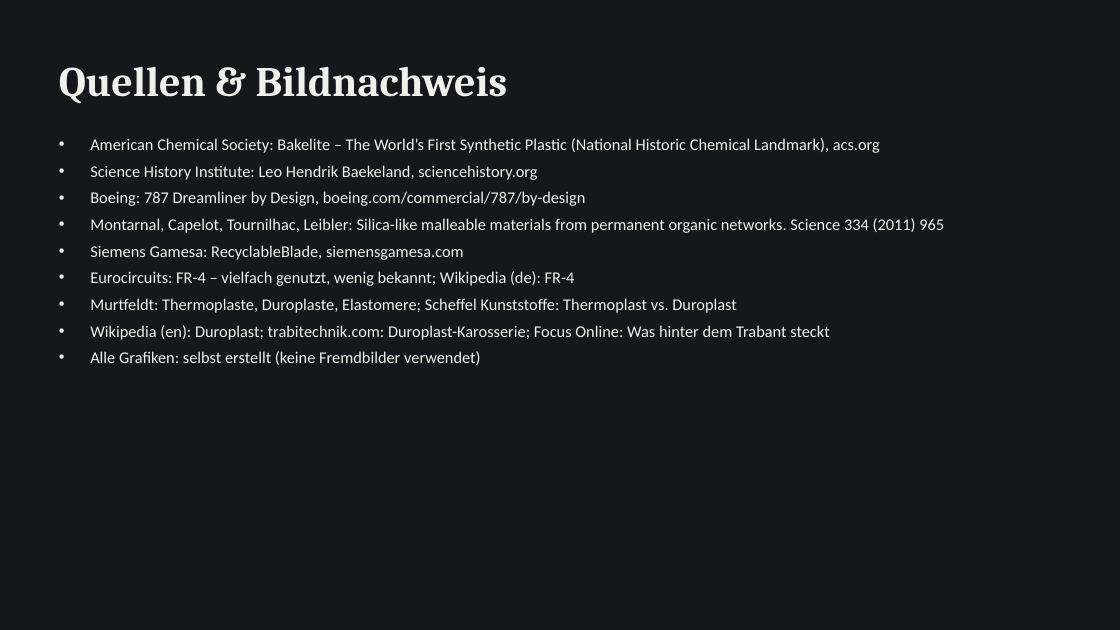
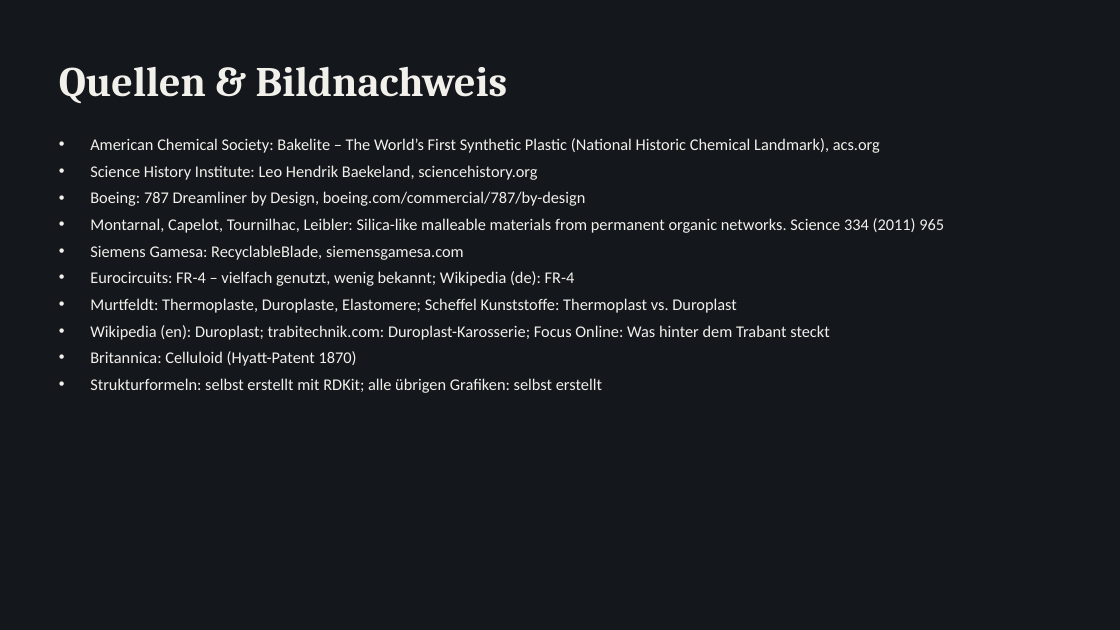
Before and after one commit to tgg-8/Contend-creation-, a slide deck: slide 15 of Duroplaste.pptx. Drawn at 1120x630 pixels with LibreOffice and Linux fonts; fonts in the diff are those of the drawing. Boxes give left, top, right and bottom in pixels: in the first picture for what was removed or moved away, otherwise in the second. Text is boxed around its words. In the diff, an @@ line names an element or a change of style, - is before the commit and + after.

```diff
--- a/Duroplaste.pptx
+++ b/Duroplaste.pptx
@@ text at (90,351,602,393): text changed @@
-• Alle Grafiken: selbst erstellt (keine Fremdbilder verwendet)
+• Britannica: Celluloid (Hyatt-Patent 1870)
+• Strukturformeln: selbst erstellt mit RDKit; alle übrigen Grafiken: selbst erstellt
```
Also in this commit, not shown: 3 other slides changed.
